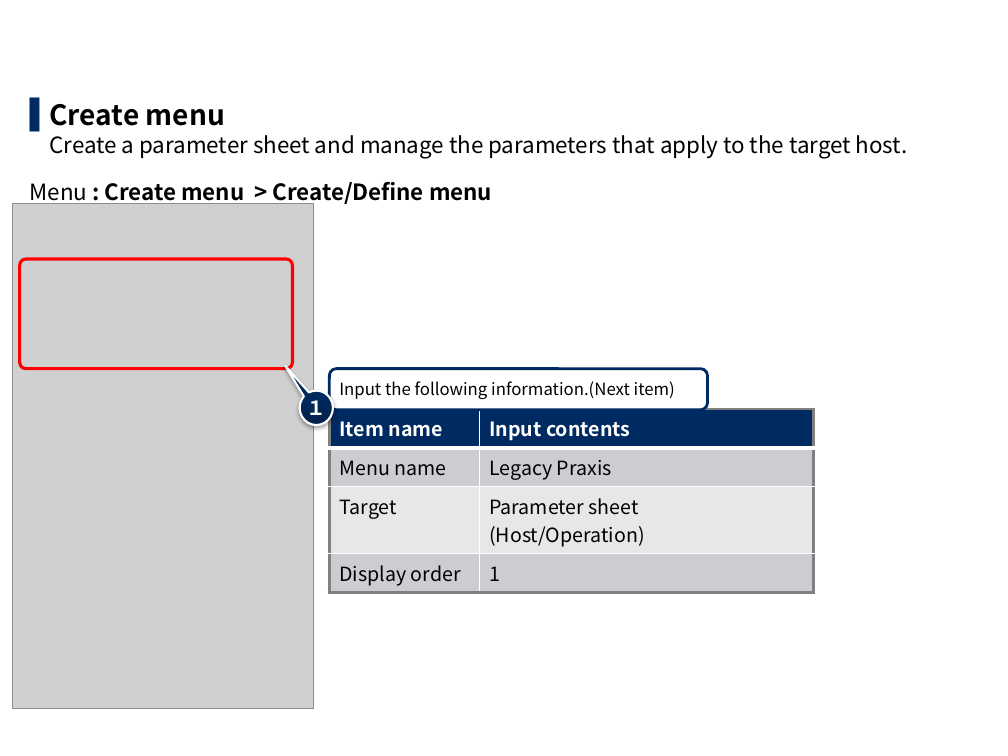
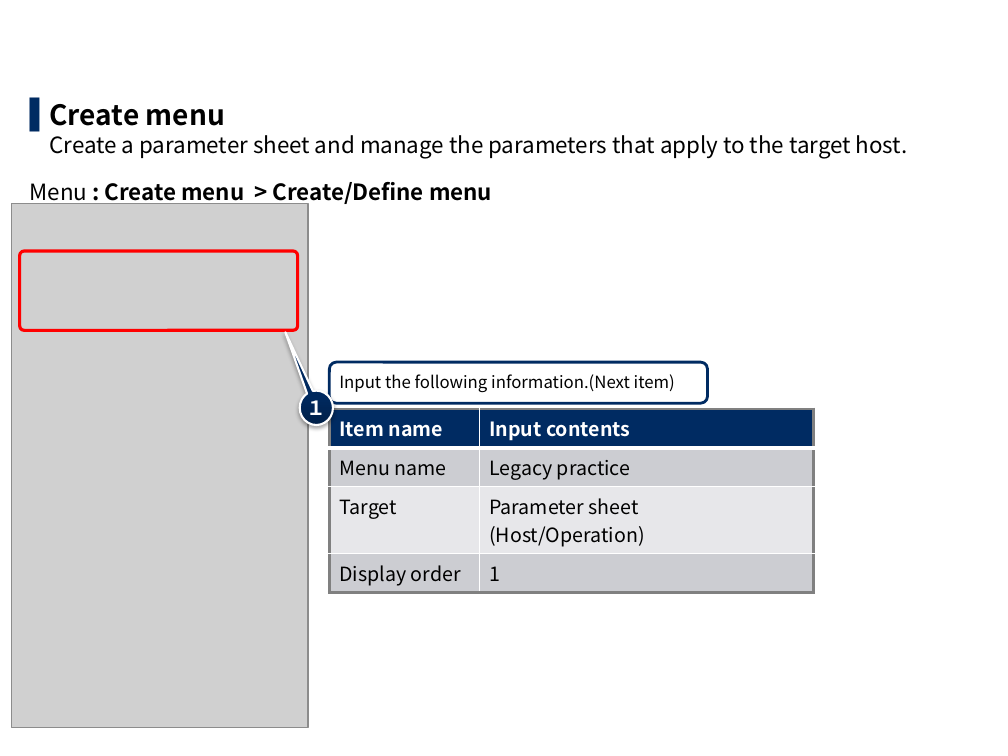
Before and after one commit to exastro-suite/it-automation-docs, a slide deck: slide 17 of asset/Learn/ITA-Ansible-Driver_en_practice.pptx. Drawn at 1008x756 pixels with LibreOffice and Linux fonts; fonts in the diff are those of the drawing; grey boxes stand for pictures; background and template pictures are left out. Boxes give left, top, right and bottom in pixels: in the first picture for what was removed or moved away, otherwise in the second. Text is boxed around its words. In the diff, an @@ line names an element or a change of style, - is before the commit and + after.

```diff
--- a/asset/Learn/ITA-Ansible-Driver_en_practice.pptx
+++ b/asset/Learn/ITA-Ansible-Driver_en_practice.pptx
@@ picture: place and size @@
-picture at (12, 204, 313, 709)
+picture at (11, 204, 307, 728)
@@ rounded rectangle: place and size @@
-rounded rectangle at (19, 259, 292, 369)
+rounded rectangle at (19, 251, 297, 331)
@@ rounded rectangle "Input the following information.(Next item)": place and size @@
-rounded rectangle "Input the following information.(Next item)" at (330, 369, 708, 410)
+rounded rectangle "Input the following information.(Next item)" at (330, 362, 708, 403)
@@ speech bubble "１" at (299, 391, 333, 425): proportions changed @@
@@ table at (330, 409, 814, 590) @@
-row 2, column 2: Legacy Praxis
+row 2, column 2: Legacy practice
```
Also in this commit, not shown: 29 other slides changed, 1 other file.
